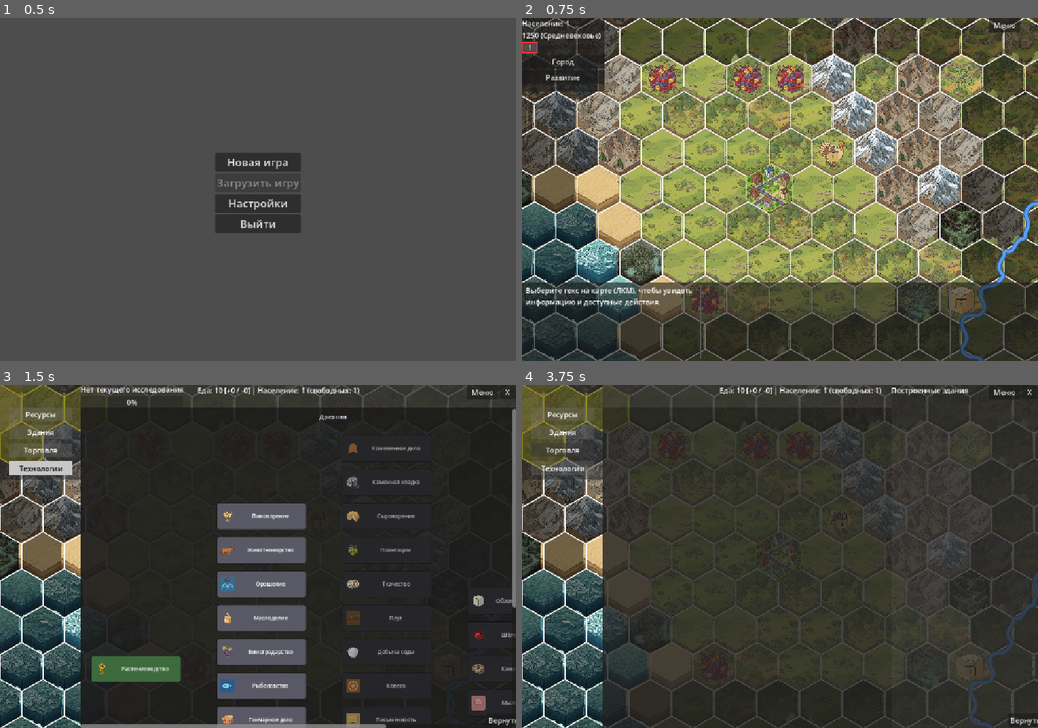
Above: before the commit, frames 1-4 (two rows, left to right).
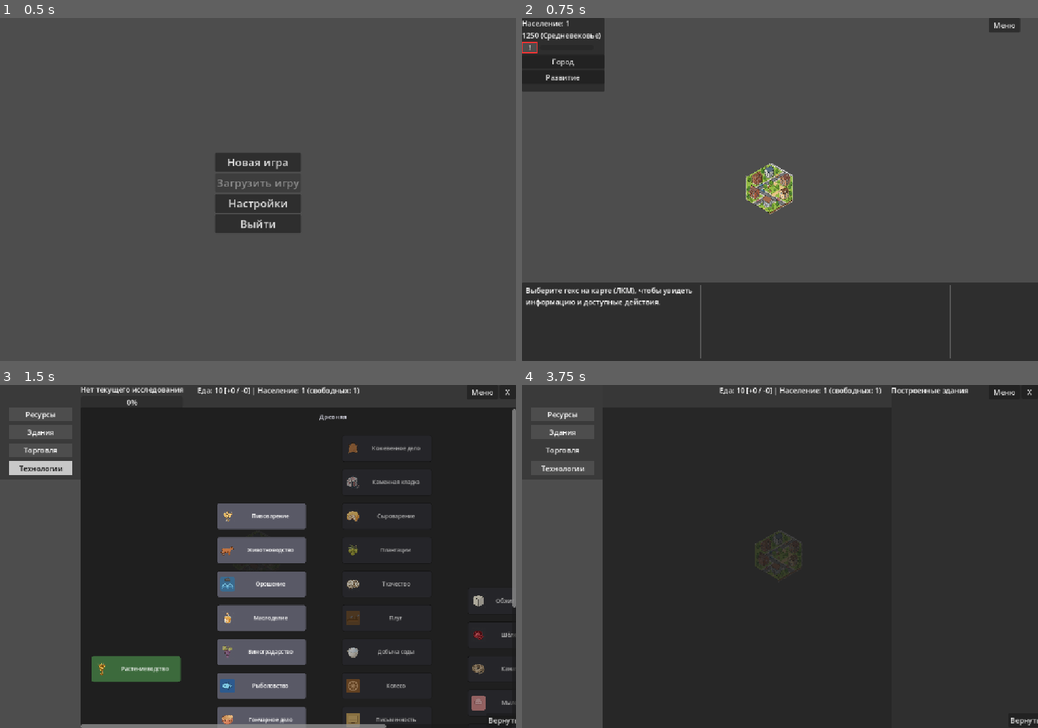
Above: after the commit, the same moments.

Repository: Night-Pryanik/The-City
Game: Godot game, scene res://scenes/main_menu.tscn
Same seed, same stepped clock (60 frames per second), same inputs: the game is played once before the commit and once after it.
Inputs (mouse positions are in pixels of both pictures, inside the frame that each line leads up to):
- Up to frame 1 (0.5 s): no input
- Up to frame 2 (0.75 s): click "Новая игра" at 0.5 s
- Up to frame 3 (1.5 s): click (10, 415) at 1.25 s
- Up to frame 4 (3.75 s): click "Ресурсы" at 2 s; click "Здания" at 2.75 s; click "Торговля" at 3.5 s

Frame 1 is identical in both runs. In frame 2, 73% of the frame differs, in the area x 0-100%, y 0-100%; in frame 3, 10%; in frame 4, 18%.
Error after the commit: Parse Error: Could not resolve class "RangeUtils", because of a parser error. (res://scripts/map_generator.gd:804)

Commit message:
Общий хелпер для валидации вводимых данных в json

Diff:
--- a/scripts/map_generator.gd
+++ b/scripts/map_generator.gd
@@ -801,29 +801,14 @@
 #     -> предупреждение и дефолт 1 (старое поведение).
 func _resolve_spawn_count(data: Dictionary) -> int:
     var res_id: String = str(data.get("id", "?"))
-    var value = data.get("spawn_count", 1)
-    var min_count: int = 1
-    var max_count: int = 1
-    if typeof(value) == TYPE_INT or typeof(value) == TYPE_FLOAT:
-        min_count = int(value)
-        max_count = int(value)
-    elif value is Array and value.size() == 2 \
-            and (typeof(value[0]) == TYPE_INT or typeof(value[0]) == TYPE_FLOAT) \
-            and (typeof(value[1]) == TYPE_INT or typeof(value[1]) == TYPE_FLOAT):
-        min_count = int(value[0])
-        max_count = int(value[1])
-        if max_count < min_count:
-            # Диапазон задан в обратном порядке — меняем местами.
-            var tmp: int = min_count
-            min_count = max_count
-            max_count = tmp
-    else:
+    var parsed: Dictionary = RangeUtils.parse_range(data.get("spawn_count", 1))
+    if not parsed.ok:
         print("map_generator: предупреждение — spawn_count у ресурса '%s' задан некорректно (ожидается число или [min, max]), используется 1." % res_id)
         return 1
-    if min_count < 0 or max_count < 0:
+    if parsed.min < 0 or parsed.max < 0:
         print("map_generator: предупреждение — spawn_count у ресурса '%s' содержит отрицательные значения, используется 1." % res_id)
         return 1
-    return randi_range(min_count, max_count)
+    return randi_range(parsed.min, parsed.max)
 
 func _place_resources(tile_data: Array, res_dict: Dictionary, rows: int, cols: int, city_row: int, city_col: int, hex_index: Dictionary):
     if res_dict.size() == 0:
--- /dev/null
+++ b/scripts/range_utils.gd
@@ -0,0 +1,44 @@
+# range_utils.gd
+# Утилиты для разбора значений формата «число или диапазон [min, max]»
+# из конфигурационных JSON (map_config.json, ресурсы и т.п.).
+# Чисто-утилитный модуль: статические функции, без собственного состояния.
+#
+# Публичный API:
+#   - parse_range(value) : Dictionary — { "ok": bool, "min": int, "max": int }
+#
+# Используется:
+#   - scripts/map_generator.gd (_resolve_spawn_count — поле spawn_count ресурсов)
+#   - scripts/sea_manager.gd   (apply_sea — поле sea.sides из map_config.json)
+@tool
+class_name RangeUtils
+
+
+# Разбирает значение в формате «число» или «массив [min, max]».
+#
+# Допустимые входные данные:
+#   * число (int/float)        -> ok=true, min=max=число;
+#   * массив ровно из 2 чисел  -> ok=true, min/max из массива;
+#                                 если max < min — форсированно меняются местами;
+# всё остальное              -> ok=false (вызывающий код решает, какой
+#                                 использовать безопасный дефолт).
+#
+# Возвращает словарь:
+#   { "ok": bool, "min": int, "max": int }
+static func parse_range(value: Variant) -> Dictionary:
+	var result := {"ok": false, "min": 0, "max": 0}
+	if typeof(value) == TYPE_INT or typeof(value) == TYPE_FLOAT:
+		result["ok"] = true
+		result["min"] = int(value)
+		result["max"] = int(value)
+	elif value is Array and value.size() == 2 \\
+			and (typeof(value[0]) == TYPE_INT or typeof(value[0]) == TYPE_FLOAT) \\
+			and (typeof(value[1]) == TYPE_INT or typeof(value[1]) == TYPE_FLOAT):
+		result["ok"] = true
+		result["min"] = int(value[0])
+		result["max"] = int(value[1])
+		if result["max"] < result["min"]:
+			# Диапазон задан в обратном порядке — меняем местами.
+			var tmp: int = result["min"]
+			result["min"] = result["max"]
+			result["max"] = tmp
+	return result
--- a/scripts/sea_manager.gd
+++ b/scripts/sea_manager.gd
@@ -67,33 +67,24 @@
 
 	# sides — диапазон [min, max] количества случайно выбранных сторон света,
 	# у которых будет море. [0,0] — море не генерируется.
-	# Валидация: оба элемента должны быть числами, диапазон 0..4.
+	# Разбор и валидация формата («число» или «[min, max] из чисел», swap при
+	# перепутанных границах) делегированы RangeUtils.parse_range.
 	# При некорректных данных море не генерируется (безопасное поведение).
-	var sides_range: Array = cfg.get("sides", [])
+	var parsed_sides: Dictionary = RangeUtils.parse_range(cfg.get("sides", []))
+	if not parsed_sides.ok:
+		print("map_generator: предупреждение — поле sea.sides задано некорректно, море не генерируется. Ожидается число или [min, max] (0..4).")
+		return sea_mask
 	var sides: Array = []
-	if sides_range is Array and sides_range.size() >= 2 \
-			and (typeof(sides_range[0]) == TYPE_FLOAT or typeof(sides_range[0]) == TYPE_INT) \
-			and (typeof(sides_range[1]) == TYPE_FLOAT or typeof(sides_range[1]) == TYPE_INT):
-		var min_sides: int = clampi(int(sides_range[0]), 0, 4)
-		var max_sides: int = clampi(int(sides_range[1]), 0, 4)
-		if max_sides < min_sides:
-			# Диапазон задан в обратном порядке — меняем местами.
-			var tmp: int = min_sides
-			min_sides = max_sides
-			max_sides = tmp
-		# Если минимум = 0 — море может не сгенерироваться вообще.
-		if max_sides <= 0:
-			return sea_mask
-		var all_sides: Array = ["east", "west", "north", "south"]
-		var count: int = randi_range(min_sides, max_sides)
-		all_sides.shuffle()
-		for i in range(count):
-			sides.append(all_sides[i])
-	else:
-		# Некорректный sides (не массив, меньше 2 элементов или не числа) —
-		# безопасно отключаем генерацию моря.
-		print("map_generator: предупреждение — поле sea.sides задано некорректно, море не генерируется. Ожидается [min, max] (0..4).")
+	var min_sides: int = clampi(parsed_sides["min"], 0, 4)
+	var max_sides: int = clampi(parsed_sides["max"], 0, 4)
+	# Если минимум = 0 — море может не сгенерироваться вообще.
+	if max_sides <= 0:
 		return sea_mask
+	var all_sides: Array = ["east", "west", "north", "south"]
+	var count: int = randi_range(min_sides, max_sides)
+	all_sides.shuffle()
+	for i in range(count):
+		sides.append(all_sides[i])
 
 	if mode == "noise":
 		_apply_sea_noise(sea_mask, rows, cols, city_row, city_col, cfg, max_sea_depth, sides)
